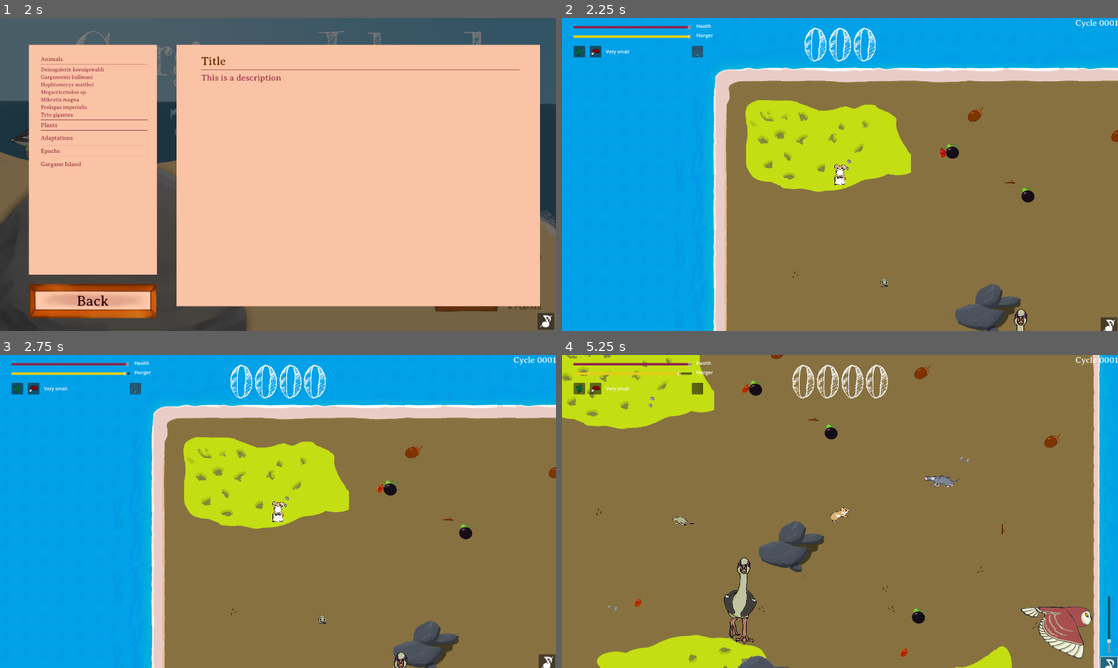
Above: before the commit, frames 1-4 (two rows, left to right).
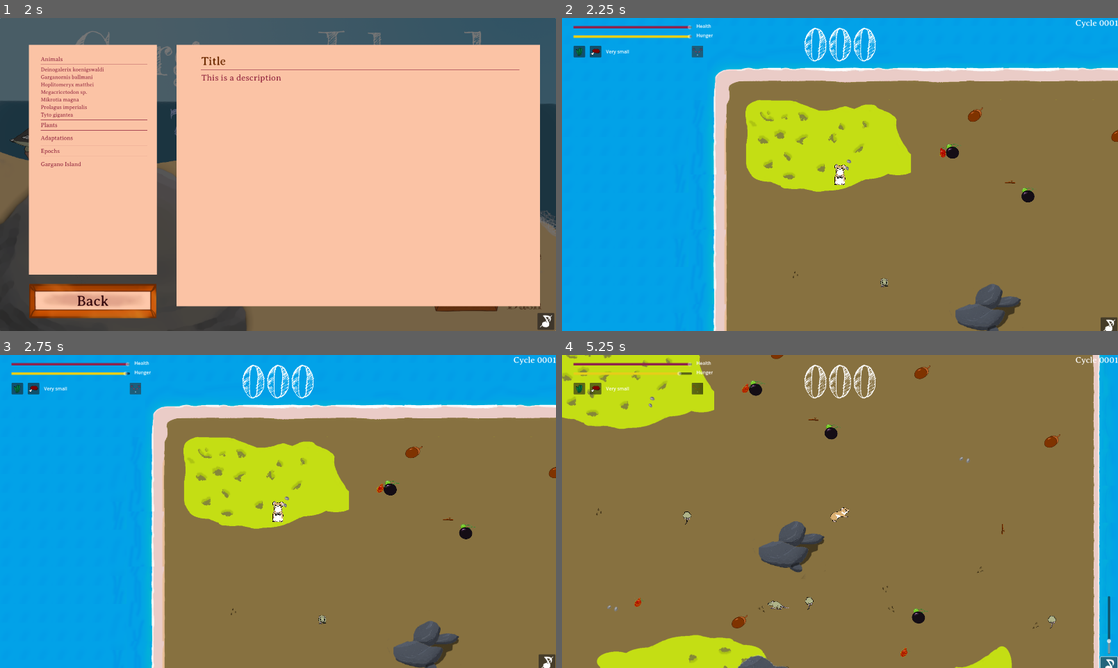
Above: after the commit, the same moments.

Repository: nialsiG/GMTK2024
Game: Godot game, scene res://scenes/Menus/start_menu.tscn
The game is run twice, just before and just after one commit, with the same random seed, the same clock (stepped at 60 frames per second) and the same inputs. The engine's default icon, where the game draws it, is replaced by a stand-in: a white triangle on a blue panel in a dark square.
Inputs (mouse positions are in pixels of both pictures, inside the frame that each line leads up to):
- Up to frame 1 (2 s): click "Start game" at 0.5 s; click "Wiki" at 1.25 s
- Up to frame 2 (2.25 s): click "Deinogalerix koenigswaldi" at 2 s
- Up to frame 3 (2.75 s): no input
- Up to frame 4 (5.25 s): click (1106, 661) at 2.75 s; tap Enter at 3.5 s; hold D (move_right) 3.53-4.28 s; tap Space (attack) at 3.6, 4.35, 5.1 s; hold S (move_down) 4.28-5.03 s; hold D (move_right) from 5.03 s (still down)

Frame 1 is identical in both runs. In frame 2, 0.1% of the frame differs, in the area x 81-84%, y 92-100%; in frame 3, 1.1%; in frame 4, 3.3%, in the area x 19-96%, y 3-97%.

Commit message:
Feature: Set up early, mid and late pools of animals to have easier start without too much big animals. Feature: Updated number of evolutions by cycle applied to other animals: at least one, progress by 1/3, maxed at 5

Diff:
--- a/Gmtk 2024/scenes/Generators/AnimalGenerator.gd
+++ b/Gmtk 2024/scenes/Generators/AnimalGenerator.gd
@@ -7,12 +7,53 @@
 var prolagusPackedScene = preload("res://scenes/Animals/Prolagus.tscn")
 var tytoPackedScene = preload("res://scenes/Animals/Tyto.tscn")
 
+var _earlyPackedScenes : Array[PackedScene] = [
+	deinoPackedScene,
+	deinoPackedScene,
+	deinoPackedScene,
+	deinoPackedScene,
+	deinoPackedScene,
+	deinoPackedScene,
+	#prolagusPackedScene,
+	mikrotiaPackedScene,
+	mikrotiaPackedScene,
+	mikrotiaPackedScene,
+	mikrotiaPackedScene,
+	mikrotiaPackedScene,
+	mikrotiaPackedScene,
+	garganornisPackedScene,
+	tytoPackedScene
+	]
+
+var _mediumPackedScenes : Array[PackedScene] = [
+	deinoPackedScene,
+	deinoPackedScene,
+	deinoPackedScene,
+	deinoPackedScene,
+	#prolagusPackedScene,
+	mikrotiaPackedScene,
+	mikrotiaPackedScene,
+	mikrotiaPackedScene,
+	mikrotiaPackedScene,
+	garganornisPackedScene,
+	tytoPackedScene
+	]
+
+var _latePackedScenes : Array[PackedScene] = [
+	deinoPackedScene,
+	#prolagusPackedScene,
+	mikrotiaPackedScene,
+	garganornisPackedScene,
+	tytoPackedScene
+	]
 
 func _ready():
-	_packedScenes = [deinoPackedScene,
-		deinoPackedScene,
-		#prolagusPackedScene,
-		garganornisPackedScene,
-		mikrotiaPackedScene,
-		mikrotiaPackedScene,
-		tytoPackedScene]
+	_packedScenes = _earlyPackedScenes
+
+func _updatePackedScenesLevel(cycleNumber : int):
+	if (cycleNumber < 5):
+		_packedScenes = _earlyPackedScenes
+	elif (cycleNumber < 15):
+		_packedScenes = _mediumPackedScenes
+	else :
+		_packedScenes = _latePackedScenes
--- a/Gmtk 2024/scenes/Generators/BaseGenerator.gd
+++ b/Gmtk 2024/scenes/Generators/BaseGenerator.gd
@@ -14,10 +14,14 @@
 	_height = dimensions.y
 	_blockedPositions = blockedPositions
 
-func Generate(numberOfItems: int, playerPosition : Vector2):
+func _updatePackedScenesLevel(cycleNumber : int):
+	pass
+
+func Generate(cycleNumber : int, numberOfItems: int, playerPosition : Vector2):
 	var generatedItems := []
+	_updatePackedScenesLevel(cycleNumber)
+
 	for i in numberOfItems:
-
 		var newPosition = _getRandomPositionWithinBounds()
 		while(!_isPositionAcceptable(newPosition, playerPosition)):
 			newPosition = _getRandomPositionWithinBounds()
--- a/Gmtk 2024/scenes/world.gd
+++ b/Gmtk 2024/scenes/world.gd
@@ -77,13 +77,13 @@
 	get_tree().paused = false
 
 func GeneratePlants(numberOfPlants):
-	var plants = _plantGenerator.Generate(numberOfPlants, _player.position)
+	var plants = _plantGenerator.Generate(_cycle, numberOfPlants, _player.position)
 	for newPlant in plants:
 		newPlant.connect("Eaten", OnEatenConsumable)
 		_dynamicElements.call_deferred("add_child", newPlant)
 
 func GenerateAnimals(numberOfAnimals):
-	var animals = _animalGenerator.Generate(numberOfAnimals, _player.position)
+	var animals = _animalGenerator.Generate(_cycle, numberOfAnimals, _player.position)
 	for animal in animals:
 		if ((animal.position - _player.position).length() < _safetySpawnRadius):
 			animal.position = Vector2(_width - _player.position.x, _height - _player.position.y)
@@ -164,7 +164,7 @@
 	get_tree().paused = true
 
 func _applyEnemyEvolForCycle(animal : Animal):
-	for i in int(_cycle / 2):
+	for i in clamp(int(_cycle/3), 1, 5):
 		var evol = _evolutionChoiceGenerator.GetEnemyEvol()
 		animal.ApplyEvolution(evol)
 
